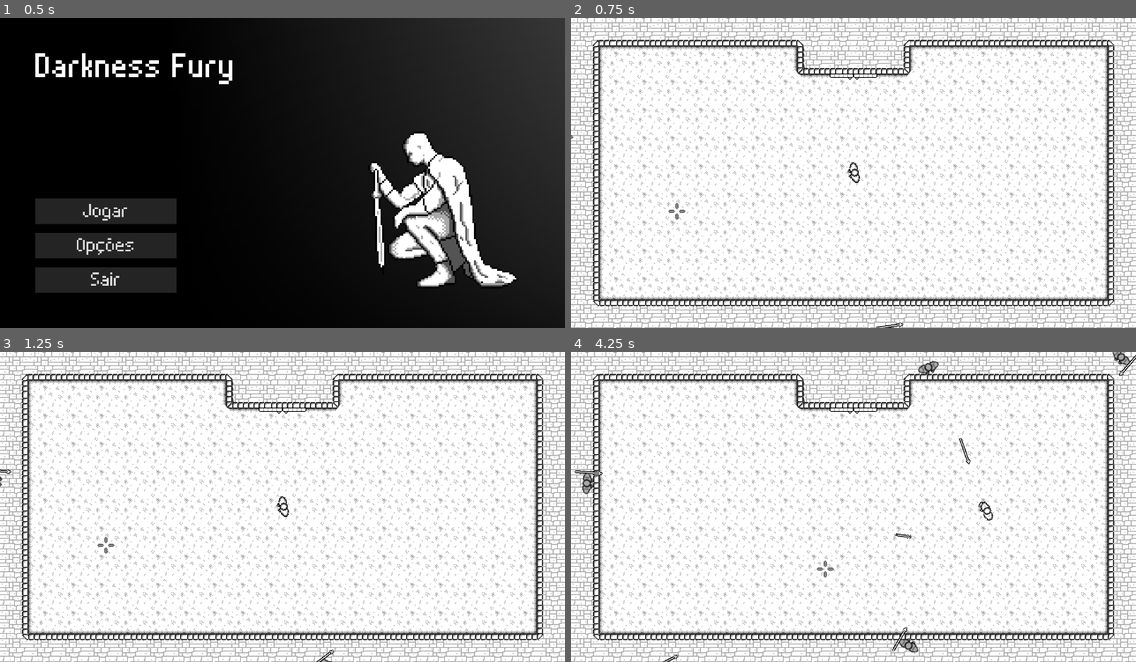
Above: before the commit, frames 1-4 (two rows, left to right).
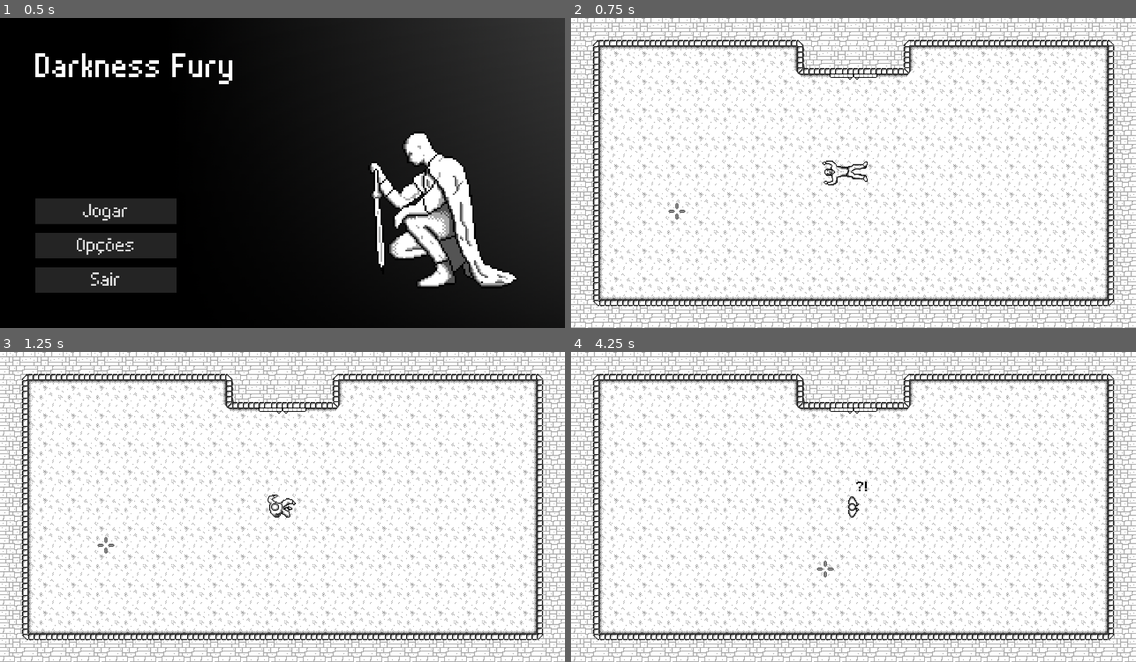
Above: after the commit, the same moments.

Repository: CarlMachado/DarknessFury
Game: Godot game, scene res://scenes/main_menu.tscn
Same seed, same stepped clock (60 frames per second), same inputs: the game is played once before the commit and once after it.
Inputs (mouse positions are in pixels of both pictures, inside the frame that each line leads up to):
- Up to frame 1 (0.5 s): no input
- Up to frame 2 (0.75 s): click "Jogar" at 0.5 s
- Up to frame 3 (1.25 s): no input
- Up to frame 4 (4.25 s): tap Enter (ui_accept) at 1.25, 1.52, 1.55, 1.82, 2.1, 2.27, 2.57, 3.05, 3.77, 4.07 s; move the mouse to (977, 491) at 1.27 s; hold D (ui_right) 1.28-2.03 s; click (977, 491) at 1.35 s; move the mouse to (740, 522) at 2.02 s; hold S (ui_down) 2.03-2.78 s; click (740, 522) at 2.3 s; move the mouse to (910, 438) at 2.77 s; hold D (ui_right) 2.78-3.53 s; click (910, 438) at 2.85 s; move the mouse to (825, 569) at 3.52 s; hold W (ui_up) from 3.53 s (still down); click (825, 569) at 3.6 s

Frame 1 is identical in both runs. In frame 2, 0.3% of the frame differs, in the area x 0-59%, y 37-100%; in frame 3, 0.3%; in frame 4, 0.8%, in the area x 0-100%, y 0-100%.

Commit message:
adicionado animação do inicio

Diff:
--- /dev/null
+++ b/fonts/enter.tres
@@ -0,0 +1,11 @@
+[gd_resource type="DynamicFont" load_steps=2 format=2]
+
+[sub_resource type="DynamicFontData" id=1]
+antialiased = false
+font_path = "res://fonts/pixelfont.ttf"
+
+[resource]
+size = 15
+extra_spacing_top = -4
+extra_spacing_bottom = 3
+font_data = SubResource( 1 )
--- /dev/null
+++ b/prefabs/final_dialogues.tscn
@@ -0,0 +1,96 @@
+[gd_scene load_steps=6 format=2]
+
+[ext_resource path="res://sprites/speak_ballon.png" type="Texture" id=1]
+[ext_resource path="res://fonts/ingame.tres" type="DynamicFont" id=2]
+[ext_resource path="res://fonts/enter.tres" type="DynamicFont" id=3]
+[ext_resource path="res://sprites/hero_face.png" type="Texture" id=4]
+[ext_resource path="res://sprites/king_face.png" type="Texture" id=5]
+
+[node name="dialogues" type="Node2D"]
+
+[node name="speak_ballon_1" type="Sprite" parent="."]
+visible = false
+texture = ExtResource( 1 )
+centered = false
+
+[node name="dialogue_1" type="Label" parent="speak_ballon_1"]
+margin_left = 277.0
+margin_top = 217.0
+margin_right = 457.0
+margin_bottom = 313.0
+custom_fonts/font = ExtResource( 2 )
+text = "Ai minha cabeça!
+Como doi!"
+valign = 1
+autowrap = true
+
+[node name="next_1" type="Label" parent="speak_ballon_1"]
+margin_left = 415.421
+margin_top = 298.579
+margin_right = 443.421
+margin_bottom = 312.579
+custom_fonts/font = ExtResource( 3 )
+text = "ENTER"
+valign = 1
+autowrap = true
+
+[node name="hero_face_1" type="Sprite" parent="speak_ballon_1"]
+position = Vector2( 230.839, 266.008 )
+texture = ExtResource( 4 )
+
+[node name="speak_ballon_2" type="Sprite" parent="."]
+texture = ExtResource( 1 )
+centered = false
+
+[node name="dialogue_2" type="Label" parent="speak_ballon_2"]
+margin_left = 201.0
+margin_top = 217.0
+margin_right = 363.0
+margin_bottom = 313.0
+custom_fonts/font = ExtResource( 2 )
+text = "Onde eu estou, o que
+está acontecendo?"
+valign = 1
+autowrap = true
+
+[node name="next_2" type="Label" parent="speak_ballon_2"]
+margin_left = 415.421
+margin_top = 298.579
+margin_right = 443.421
+margin_bottom = 312.579
+custom_fonts/font = ExtResource( 3 )
+text = "ENTER"
+valign = 1
+autowrap = true
+
+[node name="hero_face_2" type="Sprite" parent="speak_ballon_2"]
+position = Vector2( 406.839, 266.008 )
+texture = ExtResource( 5 )
+flip_h = true
+
+[node name="speak_ballon_3" type="Sprite" parent="."]
+editor/display_folded = true
+visible = false
+texture = ExtResource( 1 )
+centered = false
+
+[node name="dialogue_3" type="Label" parent="speak_ballon_3"]
+margin_left = 183.0
+margin_top = 217.0
+margin_right = 457.0
+margin_bottom = 313.0
+custom_fonts/font = ExtResource( 2 )
+text = "Ataqueemmm!!!"
+align = 1
+valign = 1
+autowrap = true
+
+[node name="next_3" type="Label" parent="speak_ballon_3"]
+margin_left = 415.421
+margin_top = 298.579
+margin_right = 443.421
+margin_bottom = 312.579
+custom_fonts/font = ExtResource( 3 )
+text = "ENTER"
+valign = 1
+autowrap = true
--- /dev/null
+++ b/prefabs/initial_dialogues.tscn
@@ -0,0 +1,97 @@
+[gd_scene load_steps=5 format=2]
+
+[ext_resource path="res://sprites/speak_ballon.png" type="Texture" id=1]
+[ext_resource path="res://fonts/ingame.tres" type="DynamicFont" id=2]
+[ext_resource path="res://fonts/enter.tres" type="DynamicFont" id=3]
+[ext_resource path="res://sprites/hero_face.png" type="Texture" id=4]
+
+[node name="dialogues" type="Node2D"]
+
+[node name="speak_ballon_1" type="Sprite" parent="."]
+editor/display_folded = true
+visible = false
+texture = ExtResource( 1 )
+centered = false
+
+[node name="dialogue_1" type="Label" parent="speak_ballon_1"]
+margin_left = 277.0
+margin_top = 217.0
+margin_right = 457.0
+margin_bottom = 313.0
+custom_fonts/font = ExtResource( 2 )
+text = "Ai minha cabeça!
+Como doi!"
+valign = 1
+autowrap = true
+
+[node name="next_1" type="Label" parent="speak_ballon_1"]
+margin_left = 415.421
+margin_top = 298.579
+margin_right = 443.421
+margin_bottom = 312.579
+custom_fonts/font = ExtResource( 3 )
+text = "ENTER"
+valign = 1
+autowrap = true
+
+[node name="hero_face_1" type="Sprite" parent="speak_ballon_1"]
+position = Vector2( 230.839, 266.008 )
+texture = ExtResource( 4 )
+
+[node name="speak_ballon_2" type="Sprite" parent="."]
+editor/display_folded = true
+visible = false
+texture = ExtResource( 1 )
+centered = false
+
+[node name="dialogue_2" type="Label" parent="speak_ballon_2"]
+margin_left = 277.0
+margin_top = 217.0
+margin_right = 457.0
+margin_bottom = 313.0
+custom_fonts/font = ExtResource( 2 )
+text = "Onde eu estou, o que
+está acontecendo?"
+valign = 1
+autowrap = true
+
+[node name="next_2" type="Label" parent="speak_ballon_2"]
+margin_left = 415.421
+margin_top = 298.579
+margin_right = 443.421
+margin_bottom = 312.579
+custom_fonts/font = ExtResource( 3 )
+text = "ENTER"
+valign = 1
+autowrap = true
+
+[node name="hero_face_2" type="Sprite" parent="speak_ballon_2"]
+position = Vector2( 230.839, 266.008 )
+texture = ExtResource( 4 )
+
+[node name="speak_ballon_3" type="Sprite" parent="."]
+editor/display_folded = true
+visible = false
+texture = ExtResource( 1 )
+centered = false
+
+[node name="dialogue_3" type="Label" parent="speak_ballon_3"]
+margin_left = 183.0
+margin_top = 217.0
+margin_right = 457.0
+margin_bottom = 313.0
+custom_fonts/font = ExtResource( 2 )
+text = "Ataqueemmm!!!"
+align = 1
+valign = 1
+autowrap = true
+
+[node name="next_3" type="Label" parent="speak_ballon_3"]
+margin_left = 415.421
+margin_top = 298.579
+margin_right = 443.421
+margin_bottom = 312.579
+custom_fonts/font = ExtResource( 3 )
+text = "ENTER"
+valign = 1
+autowrap = true
--- a/scenes/levels/arena.tscn
+++ b/scenes/levels/arena.tscn
@@ -35,6 +35,7 @@
 position = Vector2( 320, 176 )
 
 [node name="enemy_spawns" type="Node" parent="."]
+editor/display_folded = true
 
 [node name="spawn_enemy0" parent="enemy_spawns" instance=ExtResource( 5 )]
 position = Vector2( -36.0436, 292.137 )
--- a/scenes/levels/initial_scene.tscn
+++ b/scenes/levels/initial_scene.tscn
@@ -7,10 +7,9 @@
 [ext_resource path="res://sprites/player/raise_2.png" type="Texture" id=5]
 [ext_resource path="res://sprites/player/raise_3.png" type="Texture" id=6]
 [ext_resource path="res://sprites/player/walk_0.png" type="Texture" id=7]
-[ext_resource path="res://sprites/speak_ballon.png" type="Texture" id=8]
-[ext_resource path="res://prefabs/mouse_cross.tscn" type="PackedScene" id=9]
-[ext_resource path="res://fonts/ingame.tres" type="DynamicFont" id=10]
-[ext_resource path="res://sprites/hero_face.png" type="Texture" id=11]
+[ext_resource path="res://prefabs/mouse_cross.tscn" type="PackedScene" id=8]
+[ext_resource path="res://fonts/ingame.tres" type="DynamicFont" id=9]
+[ext_resource path="res://prefabs/initial_dialogues.tscn" type="PackedScene" id=10]
 
 [sub_resource type="SpriteFrames" id=1]
 animations = [ {
@@ -24,54 +23,33 @@
 scale = Vector2( 2, 2 )
 script = ExtResource( 1 )
 
-[node name="tile_arena" parent="." instance=ExtResource( 2 )]
+[node name="content" type="Node2D" parent="."]
+
+[node name="tile_arena" parent="content" instance=ExtResource( 2 )]
 tile_data = PoolIntArray( 0, 36, 0, 1, 35, 0, 2, 35, 0, 3, 35, 0, 4, 35, 0, 5, 35, 0, 6, 35, 0, 7, 35, 0, 8, 0, 0, 9, 2 …(3087 unchanged characters)…
 
-[node name="player_down" type="AnimatedSprite" parent="."]
+[node name="player_down" type="AnimatedSprite" parent="content"]
 position = Vector2( 304, 176 )
 frames = SubResource( 1 )
 
-[node name="player" type="Sprite" parent="."]
+[node name="player" type="Sprite" parent="content"]
 visible = false
 position = Vector2( 320, 176 )
 texture = ExtResource( 7 )
 
-[node name="speak_ballon" type="Sprite" parent="."]
-texture = ExtResource( 8 )
-centered = false
-
-[node name="mouse_cross" parent="." instance=ExtResource( 9 )]
+[node name="mouse_cross" parent="content" instance=ExtResource( 8 )]
 z_index = 1000
 
-[node name="dialogues" type="Node2D" parent="."]
-
-[node name="dialogue_1" type="Label" parent="dialogues"]
+[node name="interrogation" type="Label" parent="content"]
 visible = false
-margin_left = 277.0
-margin_top = 217.0
-margin_right = 457.0
-margin_bottom = 313.0
-custom_fonts/font = ExtResource( 10 )
-text = "Ai minha cabeça!
-Como doi!"
+margin_left = 323.0
+margin_top = 144.0
+margin_right = 337.0
+margin_bottom = 165.0
+custom_fonts/font = ExtResource( 9 )
+custom_colors/font_color = Color( 0, 0, 0, 1 )
+text = "?!"
 valign = 1
 autowrap = true
 
-[node name="hero_face" type="Sprite" parent="dialogues/dialogue_1"]
-position = Vector2( -46.1606, 49.0077 )
-texture = ExtResource( 11 )
-
-[node name="dialogue_2" type="Label" parent="dialogues"]
-margin_left = 277.0
-margin_top = 217.0
-margin_right = 457.0
-margin_bottom = 313.0
-custom_fonts/font = ExtResource( 10 )
-text = "Onde eu estou, o que
-está acontecendo?"
-valign = 1
-autowrap = true
-
-[node name="hero_face2" type="Sprite" parent="dialogues/dialogue_2"]
-position = Vector2( -46.1606, 49.0077 )
-texture = ExtResource( 11 )
+[node name="initial_dialogues" parent="content" instance=ExtResource( 10 )]
--- a/scripts/initial_scene.gd
+++ b/scripts/initial_scene.gd
@@ -1,7 +1,8 @@
 extends Node2D
 
+var anim = true
 var cur_frame = 0
-var stage = 0
+var stage = -1
 
 func _ready():
 	pass
@@ -9,20 +10,54 @@
 func initial_animation():
 	cur_frame += 1
 
-	if cur_frame > 50 and $player_down.frame < 3:
-		$player_down.frame += 1
-		cur_frame = 0
-	elif cur_frame > 50 and $player_down.frame == 3:
-		$player_down.hide()
-		$player.show()
-
-	if stage == 0 and cur_frame > 100:
-		stage += 1
-		pass
-
-	if cur_frame > 100:
-		$speak_ballon.show()
+	if cur_frame > 40 and $content/player_down.frame < 3:
+		$content/player_down.frame += 1
 		cur_frame = 0
 
+	elif stage == -1 and cur_frame > 40 and $content/player_down.frame == 3:
+		$content/player_down.hide()
+		$content/player.show()
+		stage = 0
+		cur_frame = 0
+
+	if stage == 0 and cur_frame > 50:
+		$content/interrogation.show()
+		stage += 1
+		cur_frame = 0
+
+	if stage == 1 and cur_frame > 50:
+		$content/player.flip_h = true
+		stage += 1
+		cur_frame = 0
+
+	if stage == 2 and cur_frame > 50:
+		$content/player.flip_h = false
+		stage += 1
+		cur_frame = 0
+
+	if stage == 3 and cur_frame > 50:
+		$content/interrogation.hide()
+		stage += 1
+		cur_frame = 0
+
+func dialogue_animation():
+	if stage == 4 and cur_frame > 60:
+		$content/initial_dialogues/speak_ballon_1.show()
+		stage = 666
+
+	if Input.is_action_just_pressed("ui_accept") and $content/initial_dialogues/speak_ballon_1.is_visible_in_tree():
+		$content/initial_dialogues/speak_ballon_1.hide()
+		$content/initial_dialogues/speak_ballon_2.show()
+	elif Input.is_action_just_pressed("ui_accept") and $content/initial_dialogues/speak_ballon_2.is_visible_in_tree():
+		$content/initial_dialogues/speak_ballon_2.hide()
+		$content/initial_dialogues/speak_ballon_3.show()
+	elif Input.is_action_just_pressed("ui_accept") and $content/initial_dialogues/speak_ballon_3.is_visible_in_tree():
+		anim = false
+		scale = scale / 2
+		$content.queue_free()
+		add_child(preload("res://scenes/levels/arena.tscn").instance())
+
 func _process(delta):
-	initial_animation()
+	if(anim):
+		initial_animation()
+		dialogue_animation()
--- a/scripts/main_menu.gd
+++ b/scripts/main_menu.gd
@@ -1,6 +1,6 @@
 extends Control
 
-var pre_game = preload("res://scenes/levels/arena.tscn")
+var pre_game = preload("res://scenes/levels/initial_scene.tscn")
 var game
 
 func _ready():
@@ -14,7 +14,7 @@
 	$menu_content/select.play()
 	$menu_content.hide()
 	game = pre_game.instance()
-	add_child(game)
+	get_parent().add_child(game)
 
 func _on_btn_sair_pressed():
 	$menu_content/select.play()
--- a/scripts/player.gd
+++ b/scripts/player.gd
@@ -45,37 +45,17 @@
 	move_and_slide(Vector2(x_dir, y_dir) * SPEED)
 
 func shoot_spear():
-#	if has_spear and loaded:
+	#if has_spear and loaded:
 	get_tree().call_group("spear", "spear_false")
 
 	var position_mouse = global_position.distance_to(get_global_mouse_position())
 	var angle = atan2(get_global_mouse_position().y - global_position.y, get_global_mouse_position().x - global_position.x)
-	var correct
+	var correct = 0.2792664417184 - 0.037934649586 * log(position_mouse)
 	var spear_attack = PRE_SPEAR.instance()
-
-	if position_mouse < 100:
-		correct = 0.19
-	elif position_mouse < 250:
-		correct = 0.075
-	elif position_mouse < 400:
-		correct = 0.050
-	elif position_mouse < 550:
-		correct = 0.032
-	elif position_mouse < 700:
-		correct = 0.026
-	elif position_mouse < 850:
-		correct = 0.023
-	elif position_mouse < 1000:
-		correct = 0.020
-	elif position_mouse < 1200:
-		correct = 0.017
-	else:
-		correct = 0.50
 
 	spear_attack.global_position = $spear_hand.global_position / 2
 	spear_attack.rotation = global_rotation
 	spear_attack.dir = Vector2(cos(angle - correct), sin(angle - correct))
-	#spear_attack.scale = spear_attack.scale / 2
 	spear_attack.target_position = get_global_mouse_position()
 	spear_attack.type = "player_attack"
 	get_parent().add_child(spear_attack)
Not shown: 1 places in scenes/levels/initial_scene.tscn that only renumber resources
Binary file changed: sprites/king_face.png
Not shown, changed: sprites/raw/king_face.xcf
